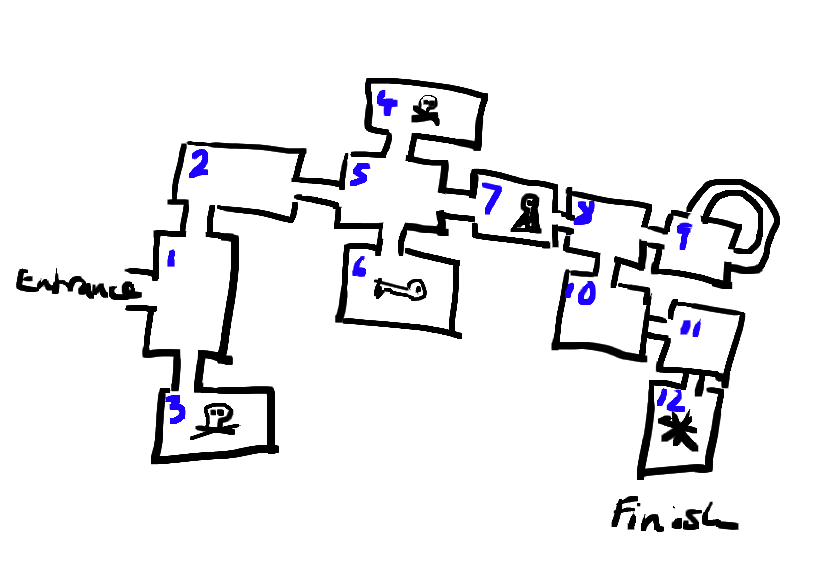
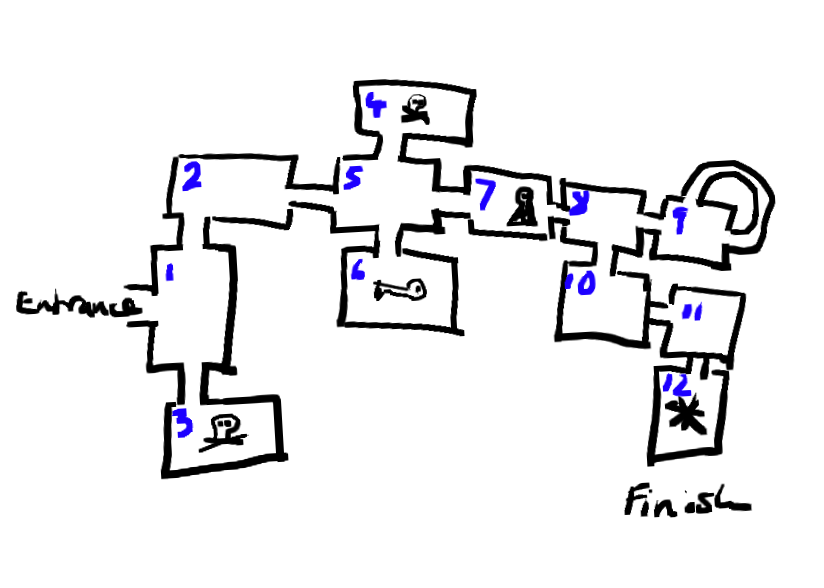
Revision of a layered 824px x 588px image; what changed, layer by layer:
painted on "BG #2" over left=165, top=90, right=703, bottom=438
added layer "Transformation" above "BG" over left=15, top=78, right=776, bottom=518
hid "BG", painted on it over left=16, top=78, right=780, bottom=532
